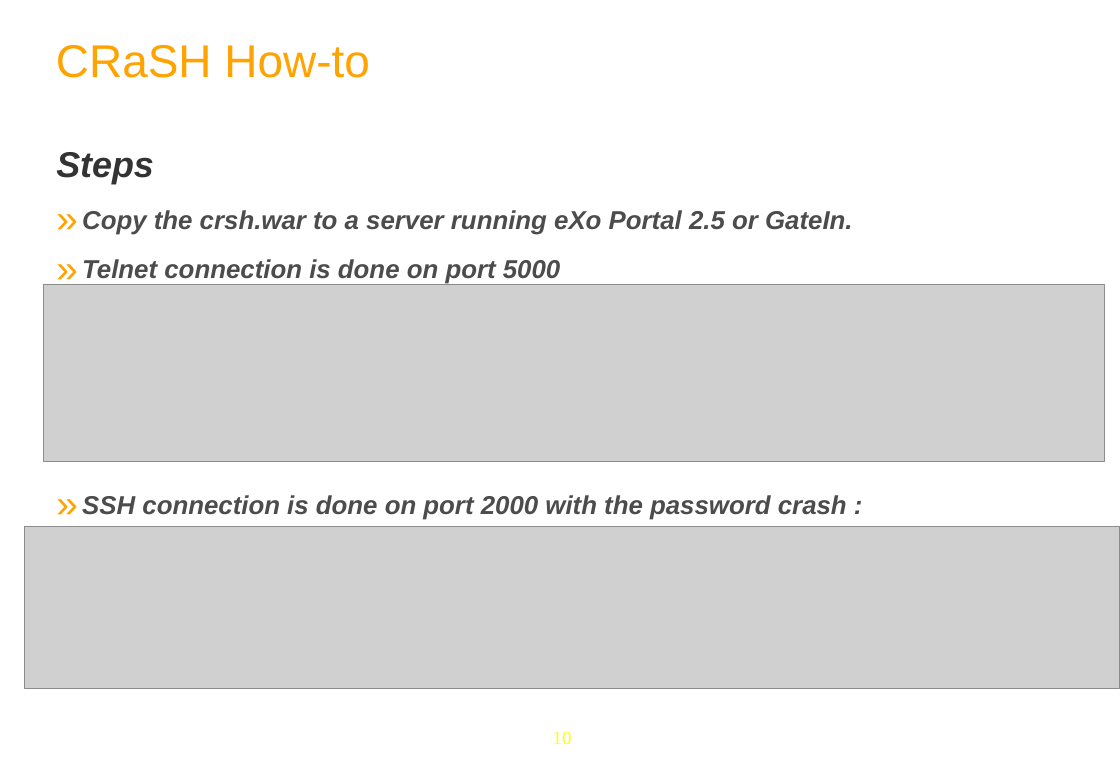
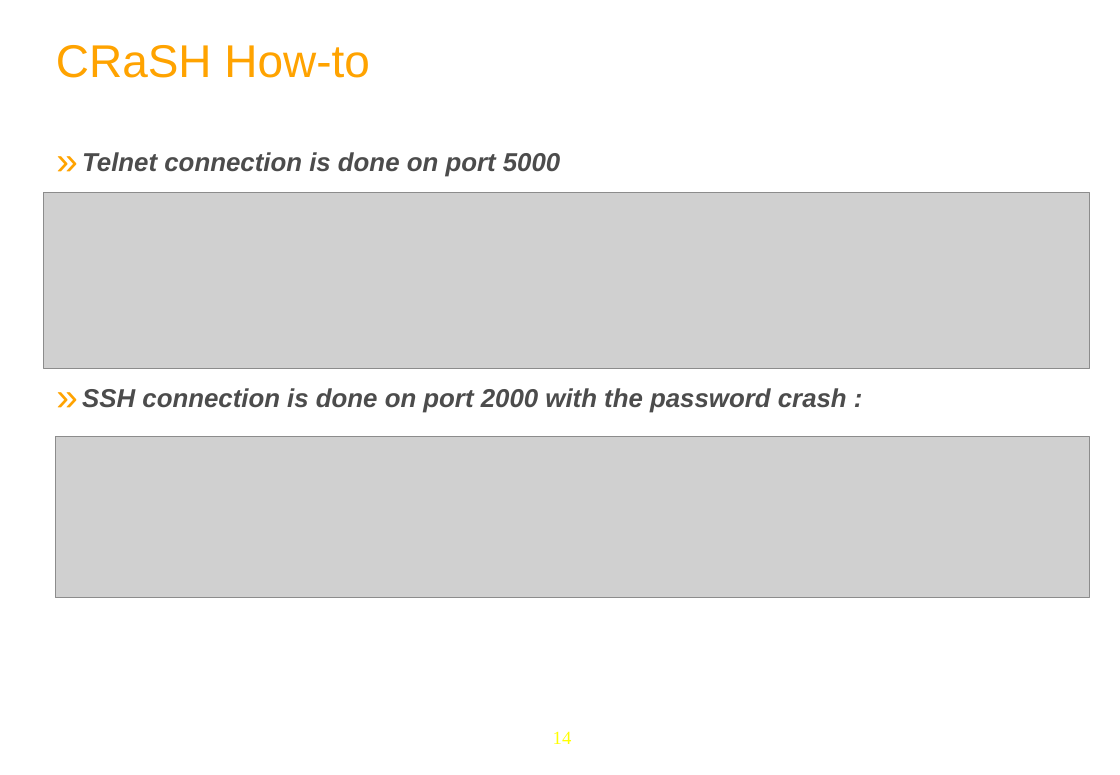
Before and after one commit to anhvurz90/training, a slide deck: slide 14 of exo-developer/420-crash/slides/420-CRaSH-XDev-en.pptx (slide 10 before the commit). Drawn at 1120x775 pixels with LibreOffice and Linux fonts; fonts in the diff are those of the drawing; grey boxes stand for pictures; background and template pictures are left out. Boxes give left, top, right and bottom in pixels: in the first picture for what was removed or moved away, otherwise in the second. Text is boxed around its words. In the diff, an @@ line names an element or a change of style, - is before the commit and + after.

```diff
--- a/exo-developer/420-crash/slides/420-CRaSH-XDev-en.pptx
+++ b/exo-developer/420-crash/slides/420-CRaSH-XDev-en.pptx
@@ text at (x1=56, y1=152, x2=853, y2=235): paragraphs removed @@
-Steps
-» Copy the crsh.war to a server running eXo Portal 2.5 or GateIn.
@@ picture resized from (x1=43, y1=285, x2=1104, y2=462) to (x1=43, y1=192, x2=1089, y2=369) @@
@@ picture resized from (x1=25, y1=527, x2=1120, y2=689) to (x1=55, y1=436, x2=1089, y2=598) @@
@@ page number at (x1=553, y1=731, x2=572, y2=744): text changed @@
-10
+14
```
Also in this commit, not shown: 8 other slides changed, 10 slides added, 8 other files.
